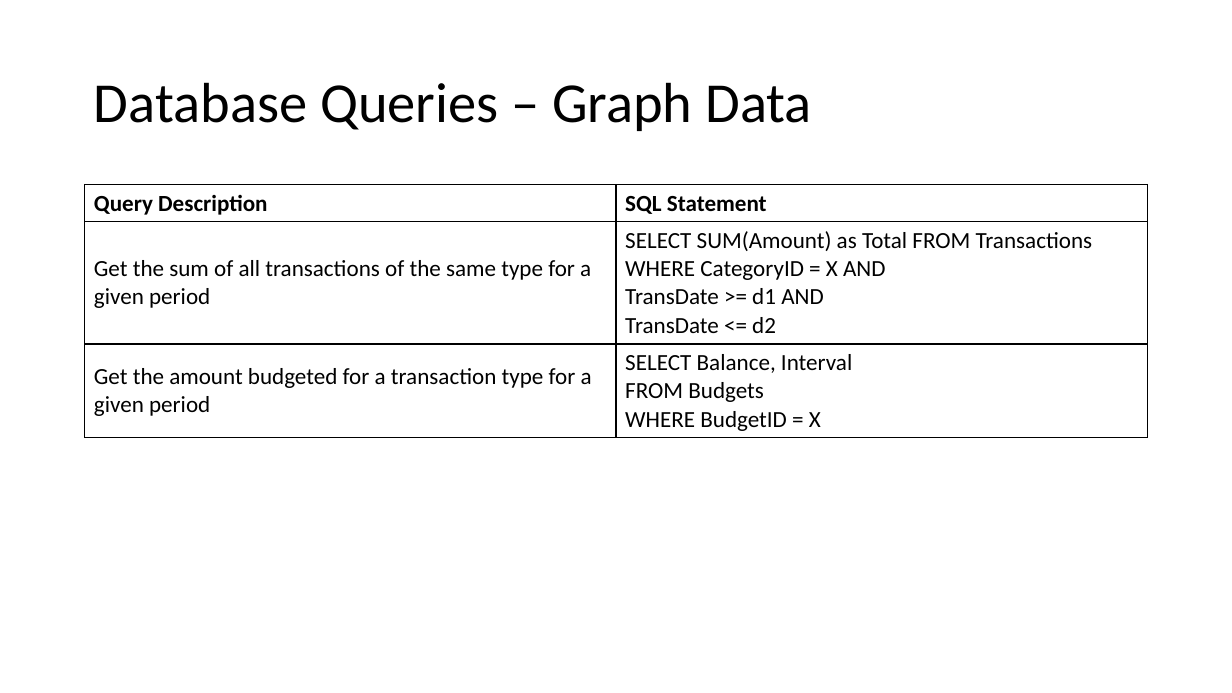
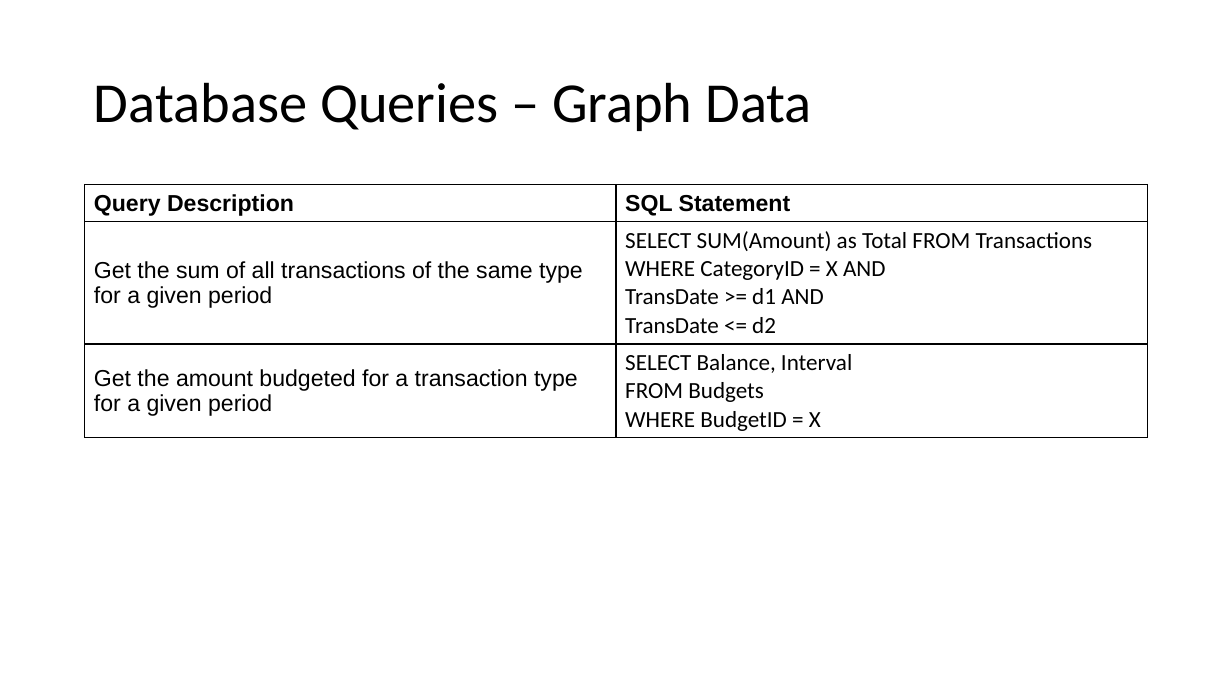
Before and after one commit to jackgoza/databasesProject, a slide deck: slide 15 of cs470_final_project.pptx (slide 9 before the commit). Drawn at 1232x693 pixels with LibreOffice and Linux fonts; fonts in the diff are those of the drawing. Boxes give left, top, right and bottom in pixels: in the first picture for what was removed or moved away, otherwise in the second. Text is boxed around its words. In the diff, an @@ line names an element or a change of style, - is before the commit and + after.

```diff
--- a/cs470_final_project.pptx
+++ b/cs470_final_project.pptx
@@ table at [85, 185, 1148, 488] @@
@@ font Calibri to Arial in "Query Description", "SQL Statement", "Get the sum of all transactions of ...", "Get the amount budgeted for a transaction ..." @@
```
Also in this commit, not shown: 7 other slides changed, 8 slides added, 2 slides removed.
